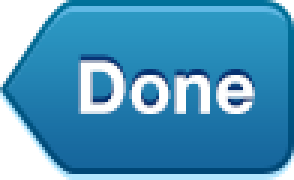
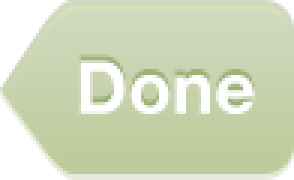
Layers edited between the first and the second 294x180 image:
pixels changed over [0, 0, 294, 180] (layer not identified)
